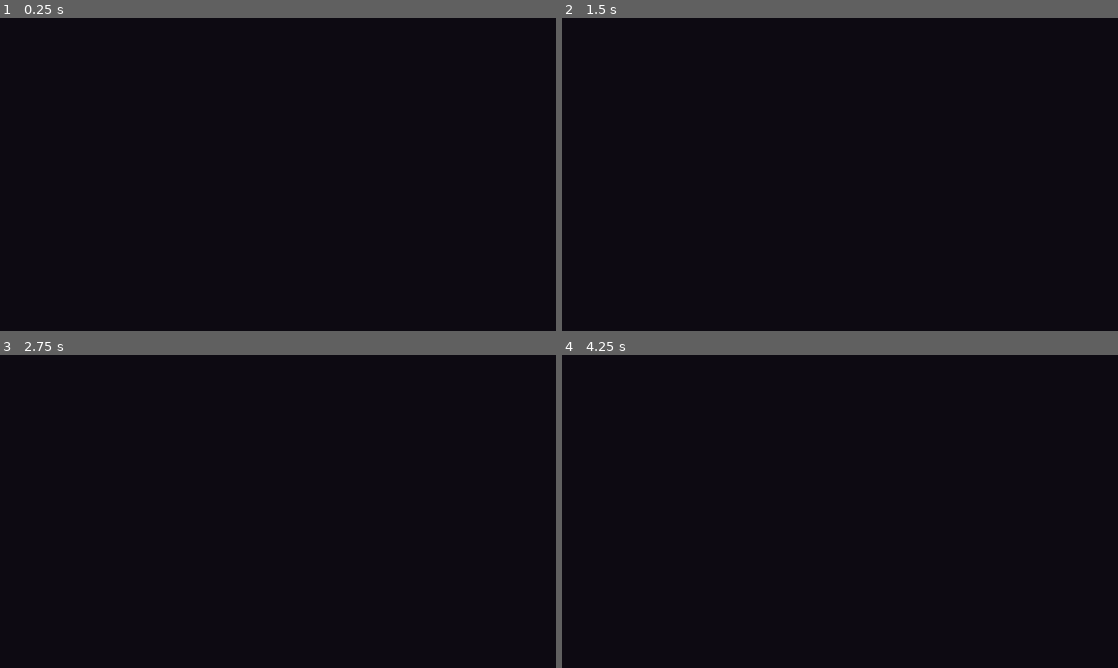
Above: before the commit, frames 1-4 (two rows, left to right).
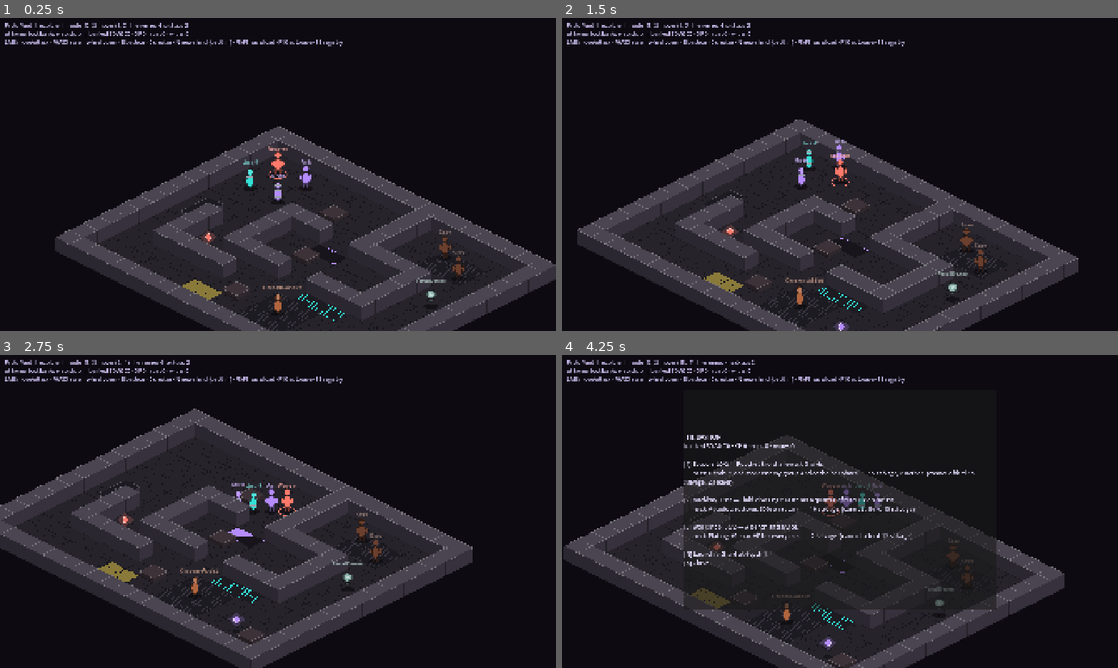
Above: after the commit, the same moments.

Repository: J4KD3N/neon-weave
Game: Godot game, scene res://scenes/main.tscn
Same seed, same stepped clock (60 frames per second), same inputs: the game is played once before the commit and once after it.
Inputs (mouse positions are in pixels of both pictures, inside the frame that each line leads up to):
- Up to frame 1 (0.25 s): no input
- Up to frame 2 (1.5 s): tap Enter (ui_accept) at 0.5, 0.77 s; move the mouse to (962, 158) at 0.52 s; hold D (move_right) 0.53-1.28 s; tap 1 (ability_1) at 0.6 s; click (962, 158) at 0.67 s; move the mouse to (728, 190) at 1.27 s; hold S (move_down) from 1.28 s (still down); tap 2 (ability_2) at 1.35 s
- Up to frame 3 (2.75 s): tap Enter (ui_accept) at 1.52 s; move the mouse to (333, 442) at 2.02 s; release S (move_down) at 2.03 s; hold D (move_right) from 2.03 s (still down); tap 3 (ability_3) at 2.1 s
- Up to frame 4 (4.25 s): move the mouse to (812, 574) at 2.77 s; release D (move_right) at 2.78 s; hold W (move_up) 2.78-3.53 s; tap 4 (ability_4) at 2.85 s; click (812, 574) at 2.92 s; tap Enter (ui_accept) at 3.02, 3.77 s; move the mouse to (1006, 558) at 3.52 s; hold A (move_left) from 3.53 s (still down); hold B (bastion) from 3.53 s (still down)

The runs differ from the first frame. In frame 1, 33% of the frame differs, in the area x 0-100%, y 1-100%; in frame 2, 34%; in frame 3, 37%, in the area x 0-85%, y 1-100%; in frame 4, 26%.
Error before the commit: Parse Error: Could not resolve external class member "facing". (res://src/systems/party/party.gd:89)

Commit message:
fix(art): drop duplicate facing on PartyMember; type Image.duplicate()
Co-Authored-By: Claude Fable 5.1 <noreply@anthropic.com>

Diff:
--- a/src/systems/art/sprite_sheet.gd
+++ b/src/systems/art/sprite_sheet.gd
@@ -126,7 +126,7 @@
 
 
 static func recolor(src: Image, swap: Dictionary) -> Image:
-	var out := src.duplicate()
+	var out: Image = src.duplicate()
 	if swap.is_empty():
 		return out
 	var keys: Array[Color] = []
--- a/src/systems/party/party_member.gd
+++ b/src/systems/party/party_member.gd
@@ -7,7 +7,6 @@
 var class_id: String = ""
 var race_id: String = ""
 var origin_id: String = ""
-var facing: Vector2 = Vector2.DOWN
 ## Derived combat stats (see StatBlock): hp, move, evasion, initiative.
 var stats: Dictionary = {}
 var abilities: Array[String] = []
